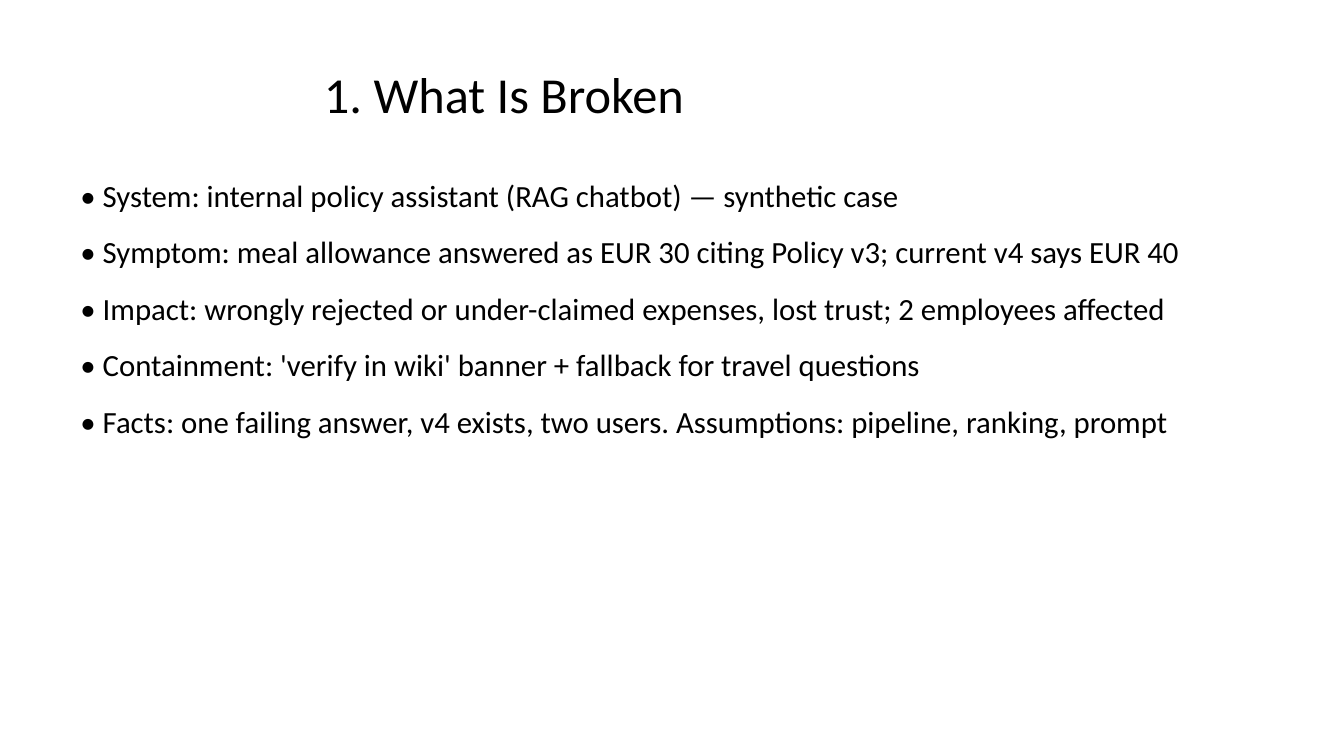
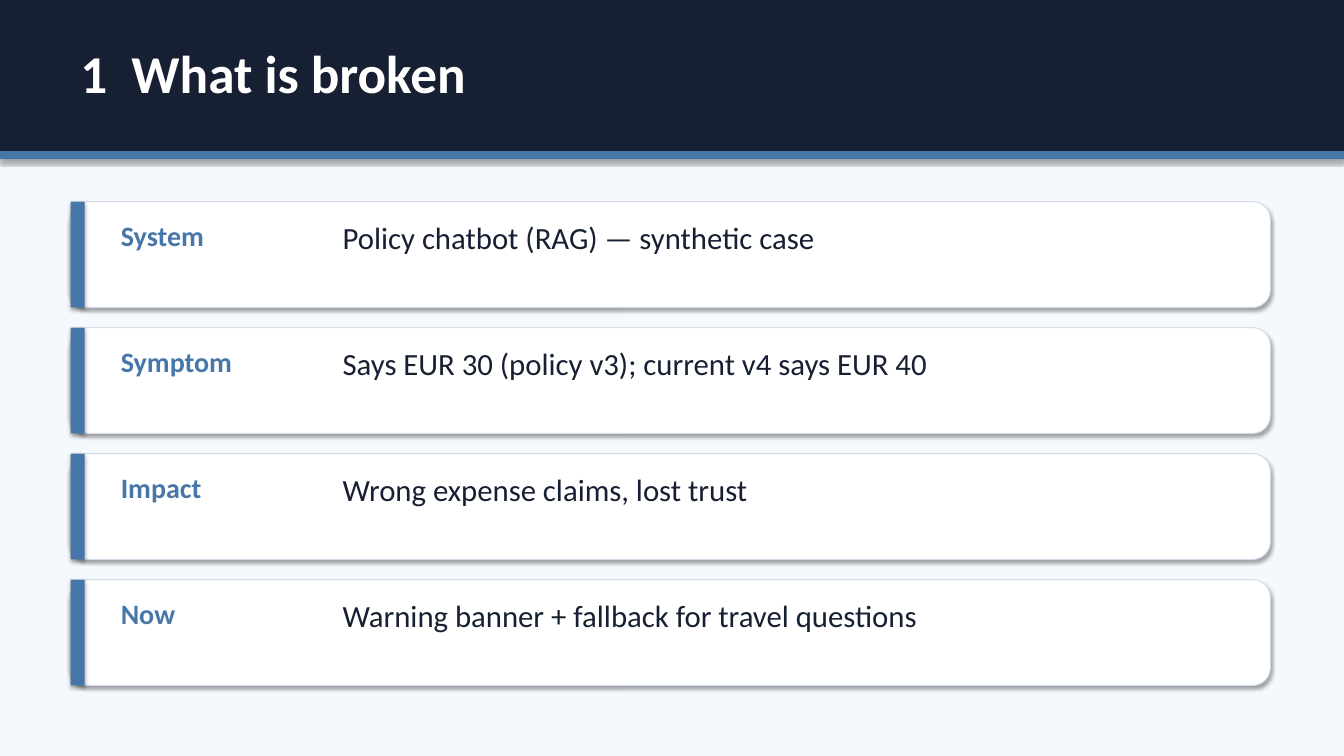
Before and after one commit to anil394/ai-system-failure-diagnosis, a slide deck: slide 1 of submission/04-three-slide-summary.pptx. Drawn at 1344x756 pixels with LibreOffice and Linux fonts; fonts in the diff are those of the drawing. Boxes give left, top, right and bottom in pixels: in the first picture for what was removed or moved away, otherwise in the second. Text is boxed around its words. In the diff, an @@ line names an element or a change of style, - is before the commit and + after.

```diff
--- a/submission/04-three-slide-summary.pptx
+++ b/submission/04-three-slide-summary.pptx
@@ background #FFFFFF to #F5F9FD @@
@@ rectangle added at (0,0,1344,151), fill #172033 @@
@@ text "1 What is broken" at (80,55,466,94): vertical alignment middle to top @@
@@ text at (80,55,466,94): text changed; size 36 to 38 pt; text colour #000000 to #FFFFFF; bold on @@
-1. What Is Broken
+1 What is broken
@@ rectangle added at (0,151,1344,159), fill #4677A8 @@
@@ rounded rectangle added at (71,202,1270,308), fill #FFFFFF, outline #D5DEE8 0.75 pt @@
@@ rectangle added at (71,202,85,308), fill #4677A8 @@
@@ text removed at (103,184,1178,439) @@
-• System: internal policy assistant (RAG chatbot) — synthetic case
-• Symptom: meal allowance answered as EUR 30 citing Policy v3; current v4 says EUR 40
-• Impact: wrongly rejected or under-claimed expenses, lost trust; 2 employees affected
-• Containment: 'verify in wiki' banner + fallback for travel questions
-• Facts: one failing answer, v4 exists, two users. Assumptions: pipeline, ranking, prompt
@@ text added at (121,227,204,251), 20 pt, text #4677A8, bold @@
+System
@@ text added at (343,226,814,254), 22 pt, text #172033 @@
+Policy chatbot (RAG) — synthetic case
@@ rounded rectangle added at (71,328,1270,434), fill #FFFFFF, outline #D5DEE8 0.75 pt @@
@@ rectangle added at (71,328,85,434), fill #4677A8 @@
@@ text added at (121,353,232,377), 20 pt, text #4677A8, bold @@
+Symptom
@@ text added at (343,352,926,380), 22 pt, text #172033 @@
+Says EUR 30 (policy v3); current v4 says EUR 40
@@ rounded rectangle added at (71,454,1270,560), fill #FFFFFF, outline #D5DEE8 0.75 pt @@
@@ rectangle added at (71,454,85,560), fill #4677A8 @@
@@ text added at (343,479,747,507), 22 pt, text #172033 @@
+Wrong expense claims, lost trust
@@ text added at (121,480,202,503), 20 pt, text #4677A8, bold @@
+Impact
@@ rounded rectangle added at (71,580,1270,686), fill #FFFFFF, outline #D5DEE8 0.75 pt @@
@@ rectangle added at (71,580,85,686), fill #4677A8 @@
@@ text added at (121,606,175,624), 20 pt, text #4677A8, bold @@
+Now
@@ text added at (343,605,917,633), 22 pt, text #172033 @@
+Warning banner + fallback for travel questions
```
Also in this commit, not shown: 2 other slides changed, 3 other files.
